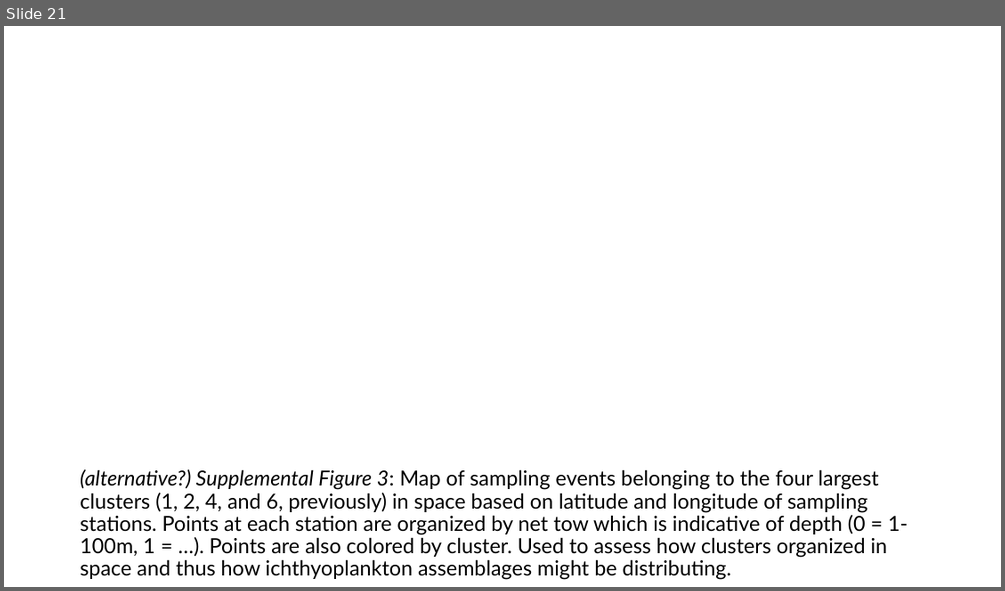
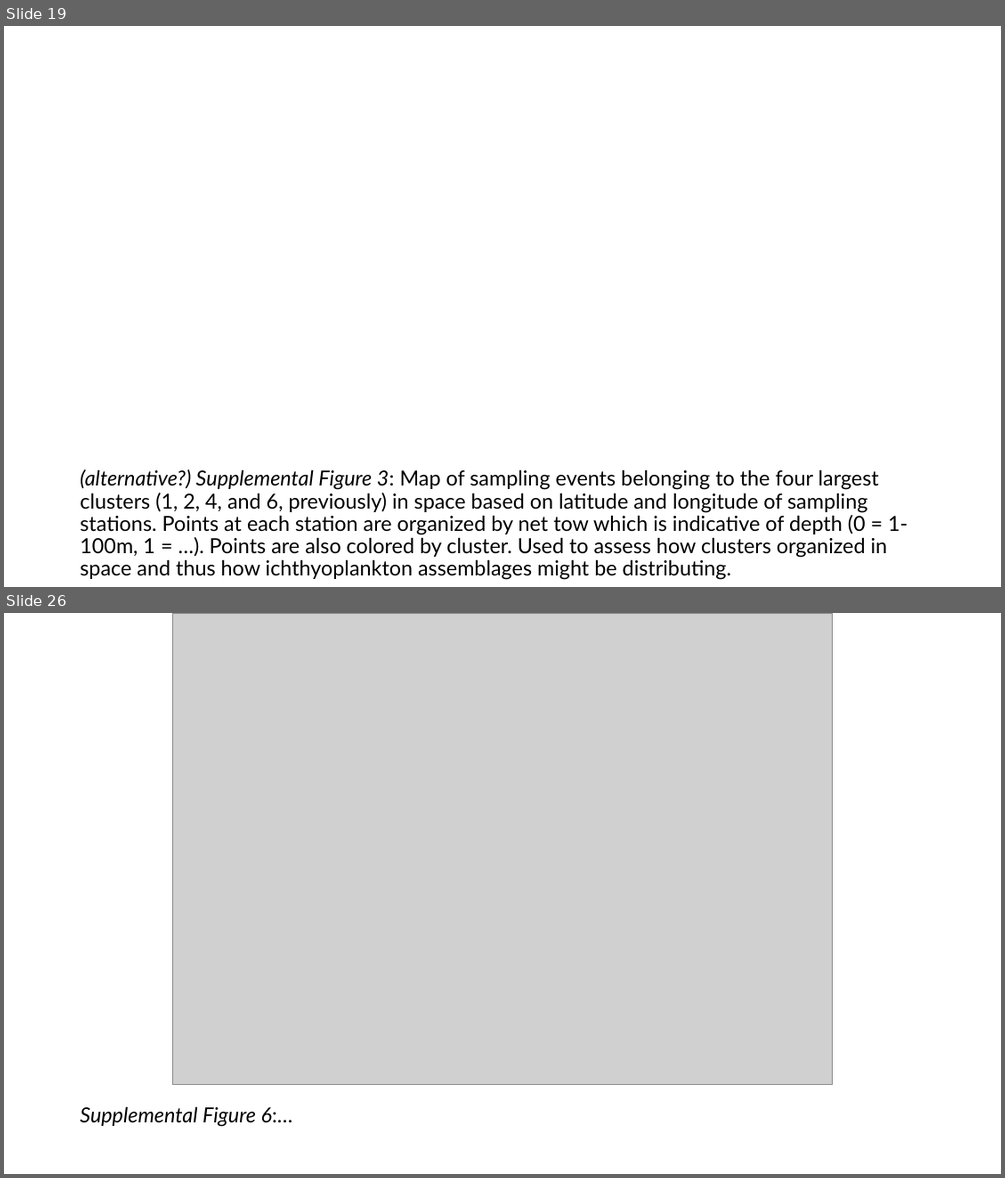
Before and after one commit to LukeABobay/larval-fish-community-analysis, a slide deck: Project Figures and Tables in order.pptx. Shown one above the other, each under a label of ours: slide 21 before the commit, slides 19 and 26 after it; the slides between them are not shown. The pictures are 1005x591 and 1005x1178 pixels, drawn with LibreOffice and Linux fonts; fonts in the diff are those of the drawing; grey boxes stand for pictures. Boxes give left, top, right and bottom in pixels: in the first picture for what was removed or moved away, otherwise in the second. Text is boxed around its words. In the diff, an @@ line names an element or a change of style, - is before the commit and + after.

Commit message:
Update powerpoint with figures and tables

```diff
--- a/Project Figures and Tables in order.pptx
+++ b/Project Figures and Tables in order.pptx
@@ slide 26 added at bbox=[4, 613, 1001, 1174], background #FFFFFF @@
@@ picture added at bbox=[172, 613, 833, 1084] @@
@@ title added at bbox=[80, 1106, 293, 1127], 20 pt, text #000000, italic @@
+Supplemental Figure 6:…
@@ what was slide 21 is now slide 19 @@
```
Also in this commit, not shown: 13 slides changed, 3 other slides added.
